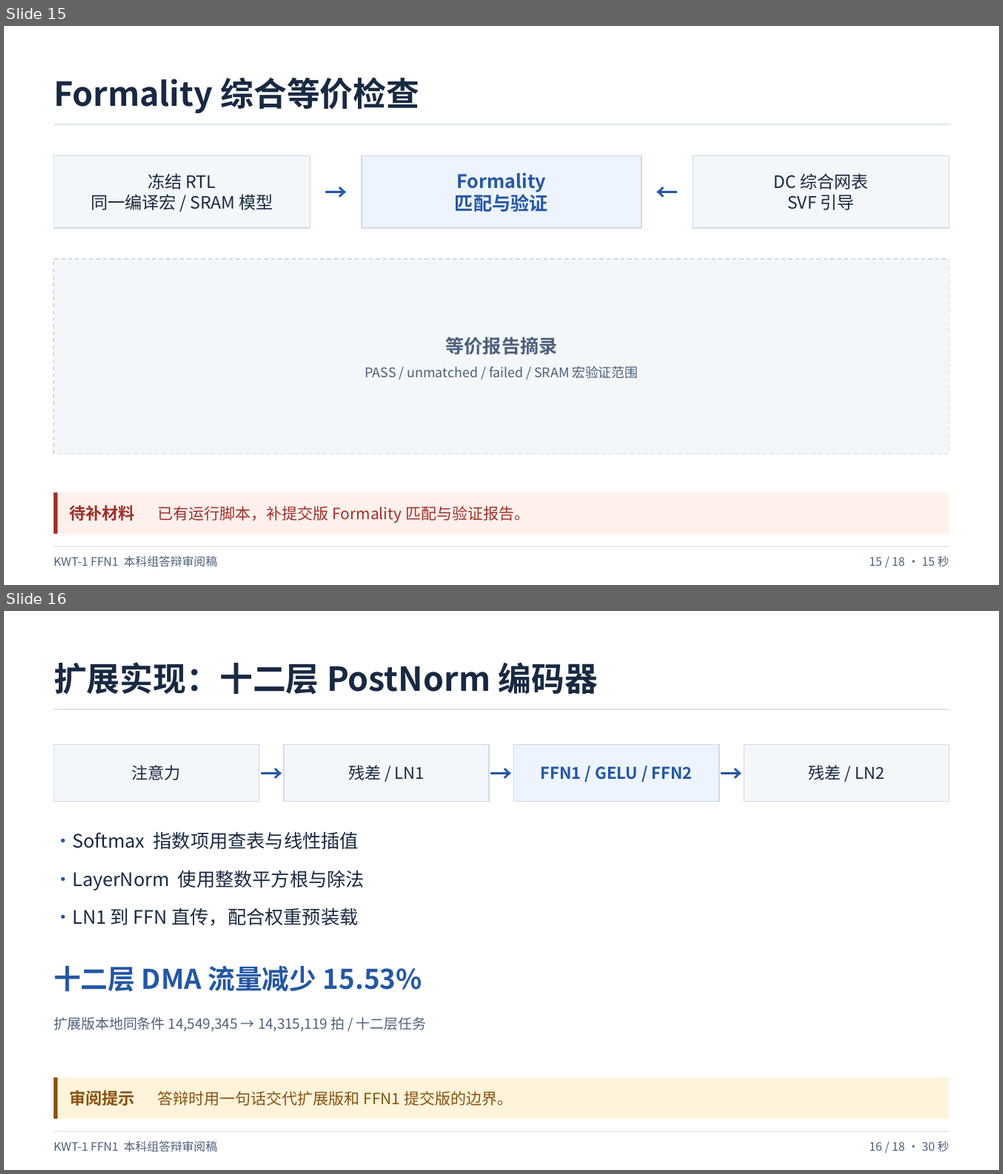
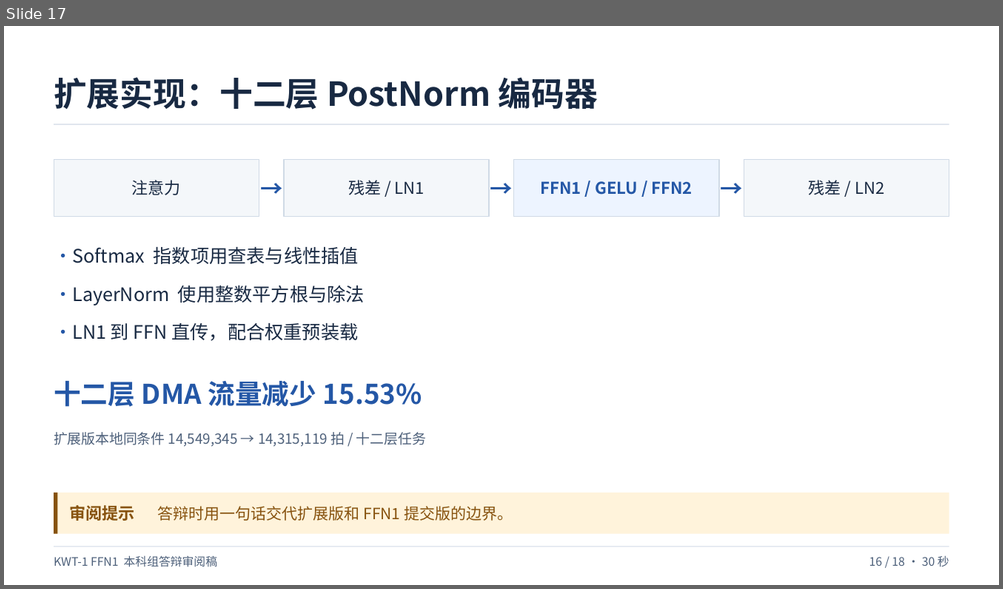
Before and after one commit to hhaxi/keyword_transfomer_accelerator, a slide deck: defense/本科组答辩审阅稿-第5页数据流_zxy.pptx. Shown one above the other, each under a label of ours: slides 15 and 16 before the commit, slide 17 after it. The pictures are 1003x1174 and 1003x589 pixels, drawn with LibreOffice and Linux fonts; fonts in the diff are those of the drawing. Boxes give left, top, right and bottom in pixels: in the first picture for what was removed or moved away, otherwise in the second. Text is boxed around its words. In the diff, an @@ line names an element or a change of style, - is before the commit and + after.

```diff
--- a/defense/本科组答辩审阅稿-第5页数据流_zxy.pptx
+++ b/defense/本科组答辩审阅稿-第5页数据流_zxy.pptx
@@ slide 15 removed at bbox=[4, 26, 999, 585], background #FFFFFF @@
@@ text removed at bbox=[54, 77, 420, 113] @@
-Formality 综合等价检查
@@ rectangle removed at bbox=[54, 124, 949, 124] @@
@@ rectangle removed at bbox=[54, 156, 310, 228] @@
@@ rectangle removed at bbox=[361, 156, 641, 228] @@
@@ rectangle removed at bbox=[693, 156, 949, 228] @@
@@ text removed at bbox=[91, 173, 273, 210] @@
-冻结 RTL
-同一编译宏 / SRAM 模型
@@ text removed at bbox=[310, 176, 361, 209] @@
-→
@@ text removed at bbox=[455, 173, 548, 212] @@
-Formality
-匹配与验证
@@ text removed at bbox=[641, 176, 693, 209] @@
-←
@@ text removed at bbox=[774, 173, 868, 210] @@
-DC 综合网表
-SVF 引导
@@ rectangle removed at bbox=[54, 259, 949, 454] @@
@@ text removed at bbox=[445, 337, 557, 355] @@
-等价报告摘录
@@ text removed at bbox=[365, 366, 637, 379] @@
-PASS / unmatched / failed / SRAM 宏验证范围
@@ rectangle removed at bbox=[54, 493, 949, 534] @@
@@ rectangle removed at bbox=[54, 493, 58, 534] @@
@@ text removed at bbox=[69, 506, 134, 521] @@
-待补材料
@@ text removed at bbox=[158, 506, 529, 523] @@
-已有运行脚本，补提交版 Formality 匹配与验证报告。
@@ text removed at bbox=[54, 556, 217, 568] @@
-KWT-1 FFN1 本科组答辩审阅稿
@@ rectangle removed at bbox=[54, 547, 949, 548] @@
@@ text removed at bbox=[869, 556, 949, 567] @@
-15 / 18 · 15 秒
@@ what was slide 16 is now slide 17 @@
```
Also in this commit, not shown: 1 slide changed, 4 slides added, 2 other slides removed.
